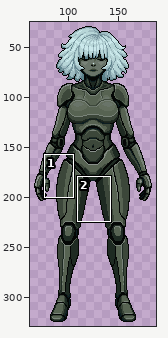
A pixel-art file gets an edit: assets/textures/asepritefiles/Stress Test Bot.ase. Above: a wide view before the commit, with the close-up outlined.
Close-up. As it was:
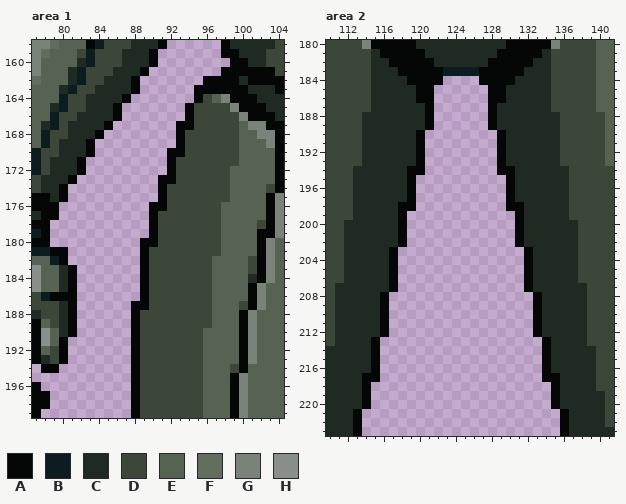
136x300 pixels, 1 frame. Shown: area 1: x 77..104, y 158..199; area 2: x 110..141, y 180..223. The old version is drawn lined up with the new one, on the new canvas. The wide view leaves out empty margins. The commit also changed other parts of the picture, which this record leaves out.
Visible layers, top first: "boob cover", "right_arm", "left_arm", "right_leg", "left_leg", "head area/hair_front_bangs", "head area/head", "head area/hair_back", "nipples", "torso".
Palette (. is transparent): A #050706  B #0c1d21  C #1e2a22  D #3c473a  E #576352  F #626d5d  G #798379  H #89908b
Pixels before, area 1, first column x 77:
158 GGFEEEABDDDCCCA......ACCCCCD
159 GFEEEDBDDDCCCA.......AACCCDD
160 GEEEECBDDDCCCA........AACCDD
161 GEEECBDDDCCCA........AAAAAAD
162 FEEECBDDCCCA.......AAAACAAAA
163 EEECBDDCCCCA......AAAAAACCCA
164 EEEBDDCCCCA.......ADEGAAACCC
165 EECBDDCCCA.......ADDDDGAAACC
166 EEBDDCCCCA.......ADDDDDGAAAC
167 ECBDCCCCA.......AADDDDDEGGAA
168 EBDDCCCA........ADDDDDDEEGGA
169 EBDCCCA.........ADDDDDDEEEGA
170 BDDCCCA........AADDDDDDEEEEA
171 BDCCCA.........ADDDDDDDEEEEA
172 BDCCCA.........ADDDDDDEEEEEA
173 DCCCA.........AADDDDDDEEEEEA
174 DCCA..........ADDDDDDDEEEEDA
175 AACA..........ADDDDDDDEEEEAG
176 AAA..........AADDDDDDEEEEEAG
177 CAA..........ADDDDDDDEEEEEAG
178 AA...........ADDDDDDDEEEEDAG
179 BA...........ADDDDDDDEEEEAAG
180 AA..........AADDDDDDDEEEEAGE
181 BBAA........ADDDDDDDDEEEEAGE
182 EEBA........ADDDDDDDEEEEDAGE
183 HEECA.......ADDDDDDDEEEEDAGE
184 HEECA.......ADDDDDDDEEEECAGE
185 HEECA.......ADDDDDDDEEEEAGEE
186 DBAAA.......ADDDDDDDEEEEAGEE
187 DDDCA......AADDDDDDDEEEDAGEE
188 CDDCA......ADDDDDDDDEEEAGEEE
189 AEDCA......ADDDDDDDDEEEAGEEE
190 AHECA......ADDDDDDDEEEEAGEEE
191 AHEA.......ADDDDDDDEEEEAGEEE
192 AEDA.......ADDDDDDDEEEEAGEEE
193 ACDA.......ADDDDDDDEEEEAGEEE
194 .AA........ADDDDDDDEEEDAEEEE
195 ...........ADDDDDDDEEEAGEEEE
196 A..........ADDDDDDDEEEAGEEEE
197 AA.........ADDDDDDDEEEAGEEEE
198 AA.........ADDDDDDDEEEAGEEEE
199 A..........ADDDDDDDEEEAGEEEE
Pixels before, area 2, first column x 110:
180 DDDDGAAAAACCCCCCCCCCAAAAAGDDDDEE
181 DDDDDCAAAAACCCCCCCCAAAAACDDDDDEE
182 DDDDDCCAAAAACCCCCCAAAAACCDDDDDEE
183 DDDDDCCCAAAAABBBBAAAAACCCDDDDDEE
184 DDDDDCCCCAAAA....AAAACCCCDDDDDEE
185 DDDDDCCCCCAA......AACCCCCDDDDDEE
186 DDDDDCCCCCAA......AACCCCCDDDDDEE
187 DDDDDCCCCCCA......ACCCCCCDDDDDEE
188 DDDDCCCCCCCA......ACCCCCCCDDDDDE
189 DDDDCCCCCCCA......ACCCCCCCDDDDDE
190 DDDDCCCCCCA........ACCCCCCDDDDDE
191 DDDDCCCCCCA........ACCCCCCDDDDDE
192 DDDDCCCCCCA........ACCCCCCDDDDDE
193 DDDDCCCCCCA........ACCCCCCDDDDDE
194 DDDCCCCCCAA........AACCCCCCDDDDD
195 DDDCCCCCCA..........ACCCCCCDDDDD
196 DDDCCCCCCA..........ACCCCCCDDDDD
197 DDDCCCCCCA..........ACCCCCCDDDDD
198 DDDCCCCCAA..........AACCCCCDDDDD
199 DDDCCCCCA............ACCCCCDDDDD
200 DDCCCCCCA............ACCCCCCDDDD
201 DDCCCCCCA............ACCCCCCDDDD
202 DDCCCCCCA............ACCCCCCDDDD
203 DDCCCCCA..............ACCCCCDDDD
204 DDCCCCCA..............ACCCCCDDDD
205 DDCCCCCA..............ACCCCCDDDD
206 DDCCCCCA..............ACCCCCDDDD
207 DCCCCCCA..............ACCCCCCDDD
208 DCCCCCA................ACCCCCDDD
209 DCCCCCA................ACCCCCDDD
210 DCCCCCA................ACCCCCDDD
211 DCCCCCA................ACCCCCDDD
212 DCCCCCA................ACCCCCDDD
213 DCCCCA..................ACCCCDDD
214 CCCCCA..................ACCCCCDD
215 CCCCCA..................ACCCCCDD
216 CCCCCA..................ACCCCCDD
217 CCCCAA..................AACCCCDD
218 CCCCA....................ACCCCDD
219 CCCCA....................ACCCCCD
220 CCCCA....................ACCCCCD
221 CCCA......................ACCCCD
222 CCCA......................ACCCCD
223 CCCA......................ACCCCC
The same view after the edit:
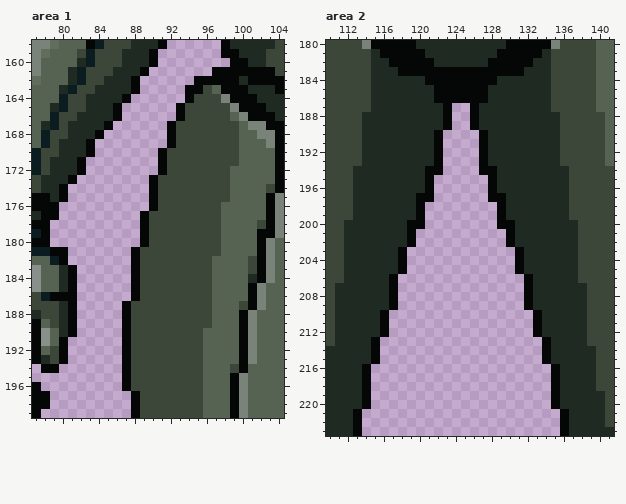
Edits made:
canvas 136x300 -> 250x350, the old top-left corner now at 57,25
Area 1:
The edit adds colour A in row 161 at x 97; in row 162 at x 95; in rows 163 to 164 at x 94; in rows 165 to 166 at x 93; in rows 167 to 169 at x 92; in rows 170 to 172 at x 91.
The edit adds colour A in rows 173 to 175 at x 90; in rows 177 to 179 at x 89; in rows 181 to 186 at x 88; in rows 187 to 196 at x 87.
Colour A gives way to colour D in row 163 at x 96; in row 164 at x 95; in rows 165 to 166 at x 94; in row 167 at x 93 to 94; in rows 168 to 169 at x 93; in row 170 at x 92 to 93.
Colour A gives way to colour D in rows 171 to 172 at x 92; in row 173 at x 91 to 92; in rows 174 to 176 at x 91; in rows 177 to 180 at x 90; in rows 181 to 186 at x 89; in row 187 at x 88 to 89.
Colour A gives way to colour D in rows 188 to 196 at x 88.
Colour E gives way to colour D in row 164 at x 97.
Colour A gives way to colour E in row 163 at x 97.
Colour D gives way to colour E in row 166 at x 99.
Area 2:
The edit adds colour A in row 184 at x 123 to 126; in rows 185 to 186 at x 122 to 127; in rows 187 to 189 at x 123 and 126; in rows 190 to 193 at x 122 and 127; in row 194 at x 121 to 122 and 127 to 128; in rows 195 to 196 at x 121 and 128.
The edit adds colour A in row 197 at x 120 to 121 and 128 to 129; in rows 198 to 199 at x 120 and 129; in row 200 at x 119 to 120 and 129 to 130; in rows 201 to 202 at x 119 and 130; in rows 203 to 205 at x 118 and 131; in rows 208 to 209 at x 117 and 132.
Colour B gives way to colour A in row 183 at x 123 to 126.
Colour C gives way to colour A in row 216 at x 114 and 135.
The edit adds colour C in rows 187 to 189 at x 122 and 127; in rows 190 to 193 at x 121 and 128; in rows 195 to 196 at x 120 and 129; in row 199 at x 119 and 130.
Colour A gives way to colour C in row 184 at x 119 to 120 and 129 to 130; in rows 185 to 186 at x 120 to 121 and 128 to 129; in rows 187 to 189 at x 121 and 128; in rows 190 to 193 at x 120 and 129; in row 194 at x 119 to 120 and 129 to 130; in rows 195 to 197 at x 119 and 130.
Colour A gives way to colour C in row 198 at x 118 to 119 and 130 to 131; in rows 199 to 202 at x 118 and 131; in rows 203 to 205 at x 117 and 132; in rows 208 to 209 at x 116 and 133.
The edit erases colour A in rows 216 to 217 at x 115 and 134.
Boxes around the changes in both close-ups, in picture pixels (x1, y1, x2, y2):
changed: (122, 67, 239, 391)
changed: (380, 67, 542, 310)
changed: (362, 364, 380, 382)
changed: (542, 364, 560, 382)
